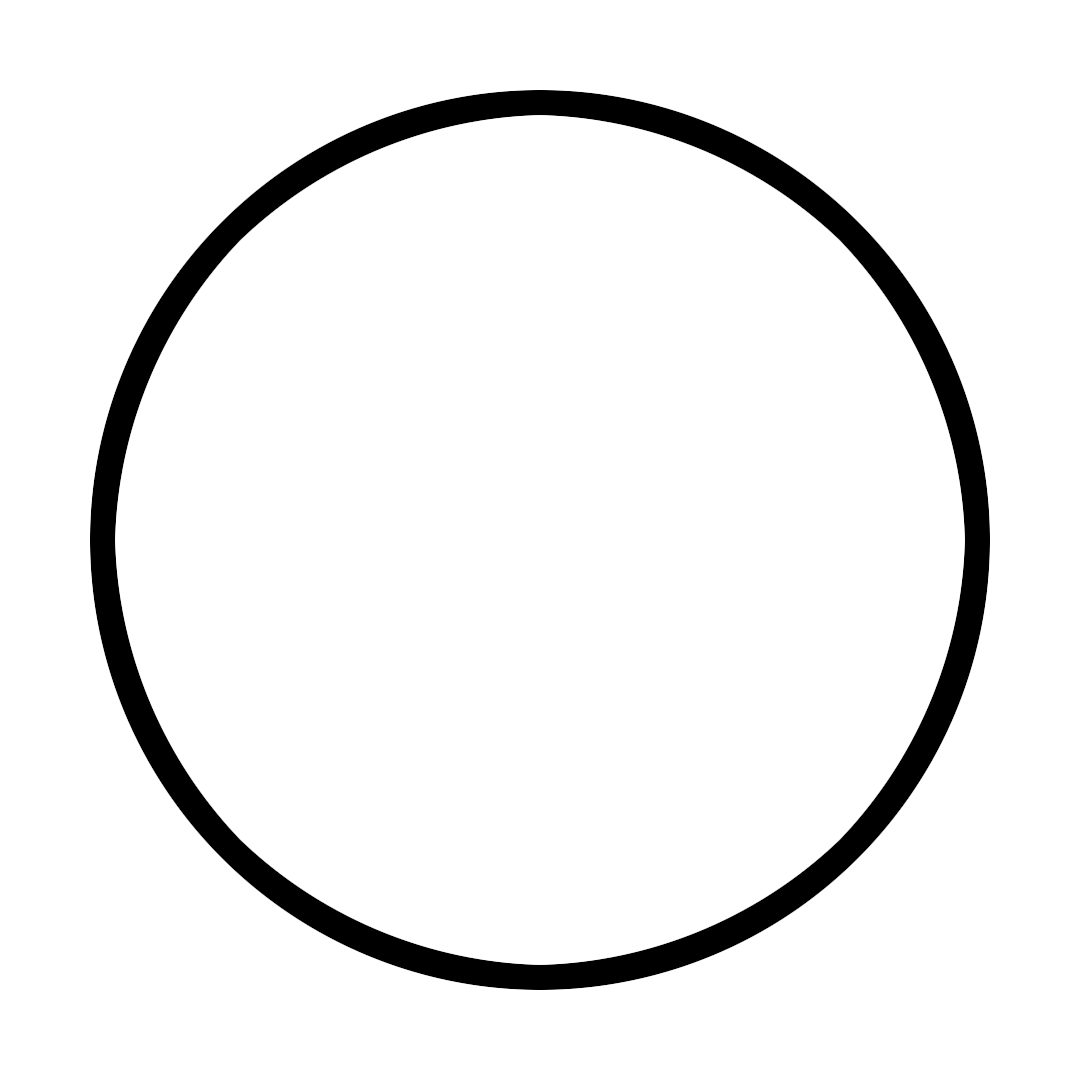
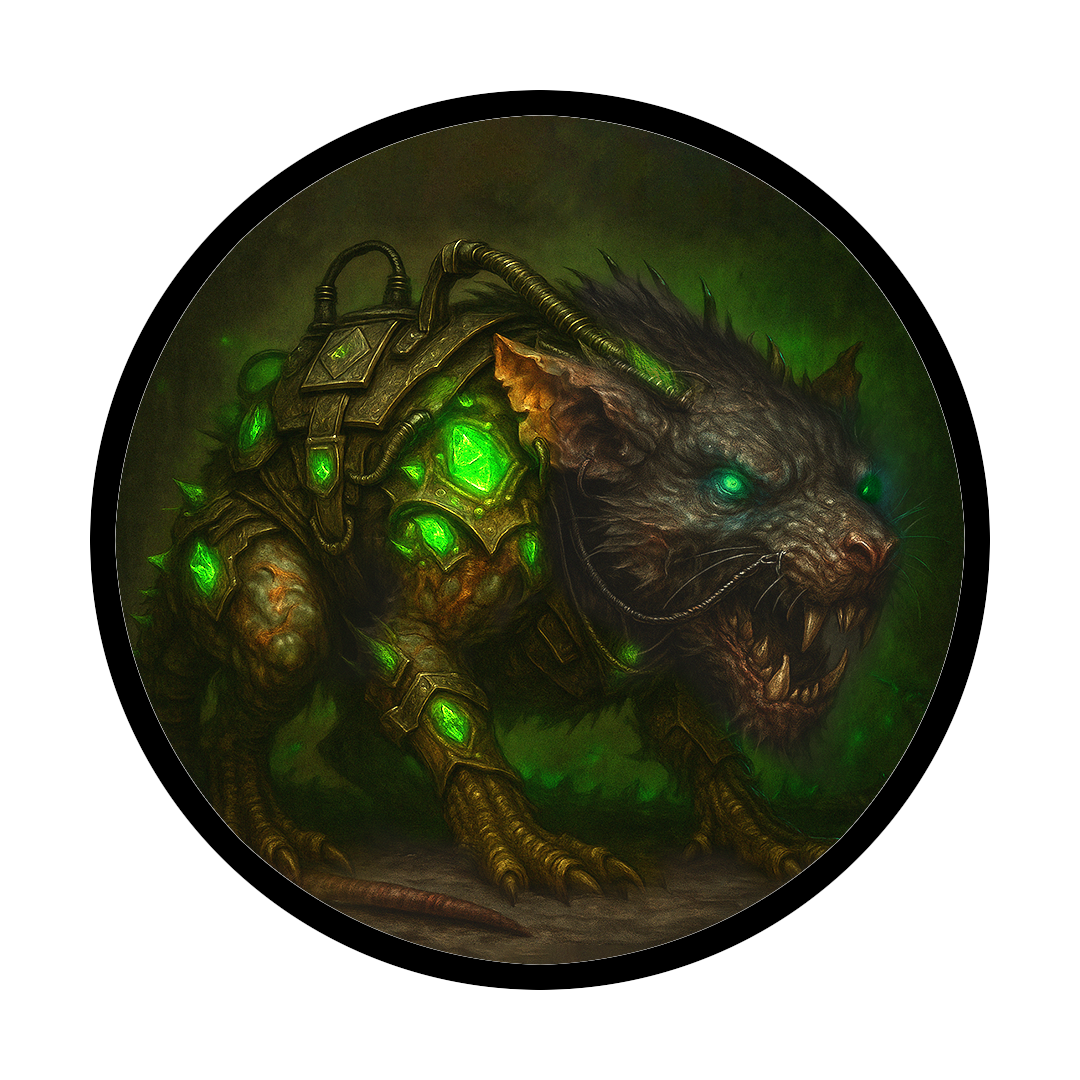
Two versions of the same layered image (1080x1080). Layer-by-layer changes:
added group "Grupo 3" with 7 layers above "Gnomo Jinete de Pavo Real copia" over [115, 115, 965, 965]
added group "Grupo 2" with 3 layers in group "Grupo 3" over [115, 115, 965, 965]
added layer "ChatGPT Image 10 ago 2025, 10_09_45 copia" in group "Grupo 2" over [115, 115, 965, 965]
added group "Grupo 1" with 2 layers in group "Grupo 3" over [115, 115, 965, 965]
added layer "ChatGPT Image 10 ago 2025, 10_16_31 copia" in group "Grupo 1" over [115, 115, 965, 965]